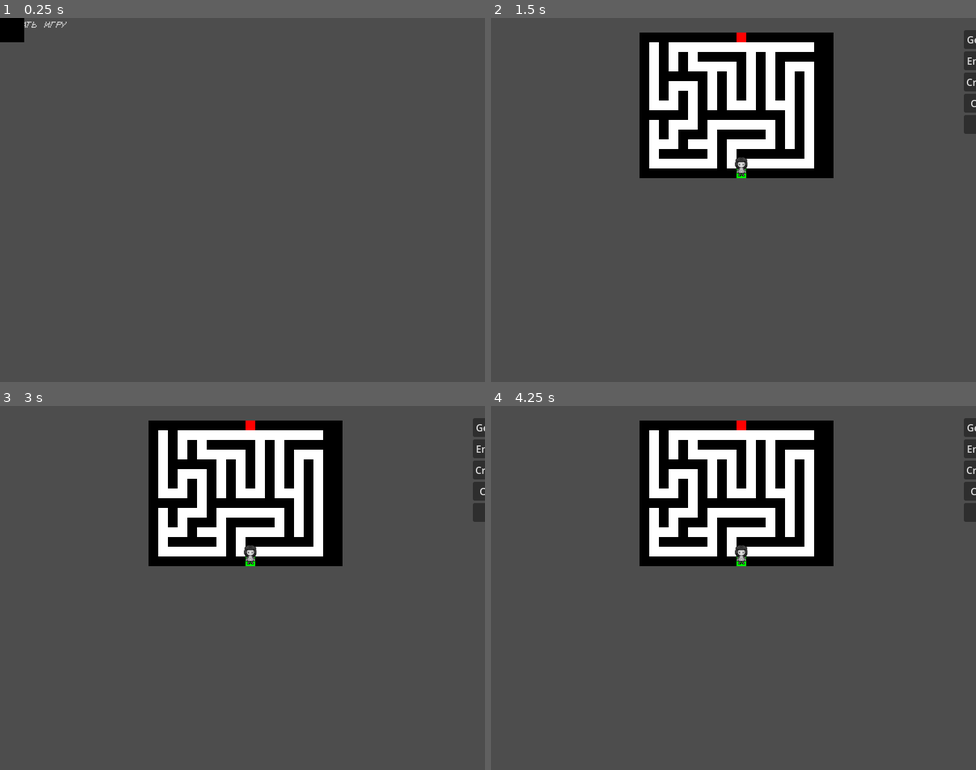
Above: before the commit, frames 1-4 (two rows, left to right).
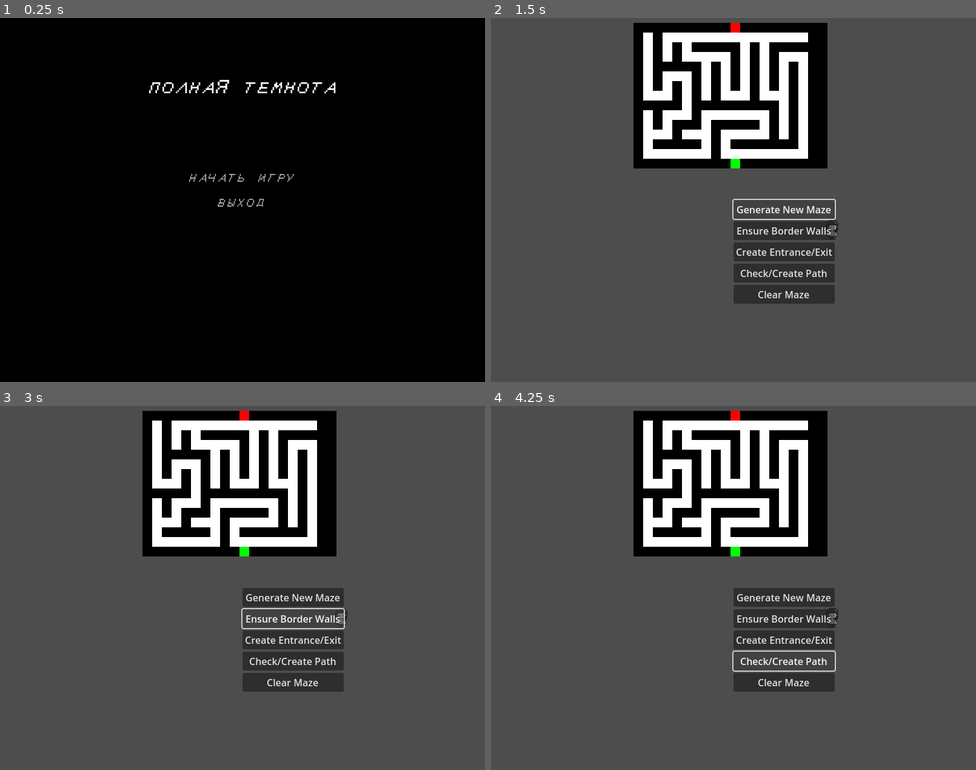
Above: after the commit, the same moments.

Repository: de43gy/complete-darkness-horror-to-pashtet-gamejam
Game: Godot game, scene res://scenes/ui/game_menu/game_menu.tscn
The game is run twice, just before and just after one commit, with the same random seed, the same clock (stepped at 60 frames per second) and the same inputs.
Inputs (mouse positions are in pixels of both pictures, inside the frame that each line leads up to):
- Up to frame 1 (0.25 s): no input
- Up to frame 2 (1.5 s): click "НАЧАТЬ ИГРУ" at 0.5 s; click (782, 210) at 1.25 s, where only the run after the commit has a clickable "Generate New Maze"
- Up to frame 3 (3 s): click (291, 598) at 2 s, where only the run after the commit has a clickable "Generate New Maze"; click (291, 617) at 2.75 s, where only the run after the commit has a clickable "Ensure Border Walls"
- Up to frame 4 (4.25 s): click (782, 660) at 3.5 s, where only the run after the commit has a clickable "Check/Create Path"

The runs differ from the first frame. In frame 1, 100% of the frame differs, in the area x 0-100%, y 0-100%; in frame 2, 18%; in frame 3, 18%; in frame 4, 18%.

Commit message:
On the game scene, there are currently non-functional  nodes. The game menu scene is ready, with a style for this scene and custom colors for different states, and I connected the buttons.

Diff:
--- /dev/null
+++ b/assets/zelda_font_variation.tres
@@ -0,0 +1,9 @@
+[gd_resource type="FontVariation" load_steps=2 format=3 uid="uid://dtsq11aip05cv"]
+
+[ext_resource type="FontFile" uid="uid://c4ysy2ncnu20m" path="res://resources/fonts/Zelda DXTT (BRK) RUS by SubRaiN Regular.ttf" id="1_e8rib"]
+
+[resource]
+base_font = ExtResource("1_e8rib")
+spacing_glyph = 4
+spacing_top = 2
+spacing_bottom = 2
--- a/project.godot
+++ b/project.godot
@@ -36,6 +36,7 @@
 [global_group]
 
 game_elements=""
+game_scene=""
 
 [input]
 
--- a/resources/fonts/black_gray_theme.tres
+++ /dev/null
@@ -1,6 +0,0 @@
-[gd_resource type="Theme" load_steps=2 format=3 uid="uid://ddlr6bpaj0gtv"]
-
-[ext_resource type="FontFile" uid="uid://c4ysy2ncnu20m" path="res://resources/fonts/Zelda DXTT (BRK) RUS by SubRaiN Regular.ttf" id="1_xmmnm"]
-
-[resource]
-default_font = ExtResource("1_xmmnm")
--- a/resources/fonts/gray_label_settings.tres
+++ /dev/null
@@ -1,4 +0,0 @@
-[gd_resource type="LabelSettings" format=3 uid="uid://s01hgsslitnu"]
-
-[resource]
-font_color = Color(0.392157, 0.392157, 0.392157, 1)
--- /dev/null
+++ b/resources/themes/style_box_flat-hover_button_main_menu.tres
@@ -0,0 +1,4 @@
+[gd_resource type="StyleBoxFlat" format=3 uid="uid://rudd6rn2qm3y"]
+
+[resource]
+bg_color = Color(0.0980392, 0.0980392, 0.0980392, 0.792157)
--- /dev/null
+++ b/resources/themes/style_box_flat-main_menu.tres
@@ -0,0 +1,5 @@
+[gd_resource type="StyleBoxFlat" format=3 uid="uid://ciuqjksrt7c8c"]
+
+[resource]
+bg_color = Color(0, 0, 0, 1)
+border_color = Color(0.485703, 0.485704, 0.485703, 1)
--- /dev/null
+++ b/resources/themes/style_box_flat_panel_background.tres
@@ -0,0 +1,4 @@
+[gd_resource type="StyleBoxFlat" format=3 uid="uid://bp5f3pgpu56rv"]
+
+[resource]
+bg_color = Color(0, 0, 0, 1)
--- /dev/null
+++ b/resources/themes/theme-main_menu.tres
@@ -0,0 +1,38 @@
+[gd_resource type="Theme" load_steps=5 format=3 uid="uid://li0igb4tcl4r"]
+
+[ext_resource type="StyleBox" uid="uid://ciuqjksrt7c8c" path="res://resources/themes/style_box_flat-main_menu.tres" id="2_8wmbk"]
+[ext_resource type="FontVariation" uid="uid://dtsq11aip05cv" path="res://assets/zelda_font_variation.tres" id="2_ne8s1"]
+[ext_resource type="StyleBox" uid="uid://rudd6rn2qm3y" path="res://resources/themes/style_box_flat-hover_button_main_menu.tres" id="3_xidfy"]
+[ext_resource type="StyleBox" uid="uid://bp5f3pgpu56rv" path="res://resources/themes/style_box_flat_panel_background.tres" id="4_mift1"]
+
+[resource]
+default_base_scale = 20.0
+default_font = ExtResource("2_ne8s1")
+default_font_size = 20
+Button/colors/font_color = Color(0.687216, 0.687215, 0.687215, 1)
+Button/colors/font_disabled_color = Color(0.875, 0.875, 0.875, 0.5)
+Button/colors/font_focus_color = Color(1, 1, 1, 1)
+Button/colors/font_hover_color = Color(1, 1, 1, 1)
+Button/colors/font_hover_pressed_color = Color(1, 1, 1, 1)
+Button/colors/font_outline_color = Color(0, 0, 0, 1)
+Button/colors/font_pressed_color = Color(1, 1, 1, 1)
+Button/colors/icon_disabled_color = Color(1, 1, 1, 0.4)
+Button/colors/icon_focus_color = Color(1, 1, 1, 1)
+Button/colors/icon_hover_color = Color(1, 1, 1, 1)
+Button/colors/icon_hover_pressed_color = Color(1, 1, 1, 1)
+Button/colors/icon_normal_color = Color(1, 1, 1, 1)
+Button/colors/icon_pressed_color = Color(1, 1, 1, 1)
+Button/font_sizes/font_size = 20
+Button/fonts/font = ExtResource("2_ne8s1")
+Button/styles/disabled = ExtResource("2_8wmbk")
+Button/styles/focus = ExtResource("3_xidfy")
+Button/styles/hover = ExtResource("3_xidfy")
+Button/styles/normal = ExtResource("2_8wmbk")
+Button/styles/pressed = ExtResource("3_xidfy")
+Label/font_sizes/font_size = 30
+Label/fonts/font = ExtResource("2_ne8s1")
+Label/styles/normal = null
+MarginContainer/constants/margin_bottom = 100
+MarginContainer/constants/margin_top = 100
+PanelContainer/styles/panel = ExtResource("4_mift1")
+VBoxContainer/constants/separation = 20
--- a/scenes/main/main/main.gd
+++ b/scenes/main/game_scene/game_scene.gd
@@ -1,4 +1,6 @@
 extends Control
+
+class_name GameScene
 
 @onready var labyrinth: Labyrinth
 @onready var ui: UserInterface
--- /dev/null
+++ b/scenes/main/game_scene/game_scene.tscn
@@ -0,0 +1,41 @@
+[gd_scene load_steps=5 format=3 uid="uid://dsq1urcace0fi"]
+
+[ext_resource type="Script" path="res://scenes/main/game_scene/game_scene.gd" id="1_7iugo"]
+[ext_resource type="PackedScene" uid="uid://7vhvvro5wc3n" path="res://scenes/main/labyrinth/labyrinth.tscn" id="2_gryik"]
+[ext_resource type="PackedScene" uid="uid://bi0x8gx5yrxtq" path="res://scenes/ui/message_log/message_log.tscn" id="3_fguye"]
+[ext_resource type="PackedScene" uid="uid://b4fh2upqcbns8" path="res://scenes/ui/user_interface/user_interface.tscn" id="4_fu084"]
+
+[node name="GameScene" type="Control" groups=["game_scene"]]
+layout_mode = 3
+anchors_preset = 8
+anchor_left = 0.5
+anchor_top = 0.5
+anchor_right = 0.5
+anchor_bottom = 0.5
+grow_horizontal = 2
+grow_vertical = 2
+size_flags_horizontal = 3
+size_flags_vertical = 3
+script = ExtResource("1_7iugo")
+
+[node name="HBoxContainer" type="HBoxContainer" parent="."]
+layout_mode = 1
+anchors_preset = 1
+anchor_left = 1.0
+anchor_right = 1.0
+offset_left = -5.0
+grow_horizontal = 0
+
+[node name="VBoxContainer" type="VBoxContainer" parent="HBoxContainer"]
+layout_mode = 2
+
+[node name="Labyrinth" parent="HBoxContainer/VBoxContainer" groups=["game_elements"] instance=ExtResource("2_gryik")]
+position = Vector2(0, -172)
+
+[node name="MessageLog" parent="HBoxContainer/VBoxContainer" groups=["game_elements"] instance=ExtResource("3_fguye")]
+layout_mode = 2
+
+[node name="UserInterface" parent="HBoxContainer" instance=ExtResource("4_fu084")]
+layout_mode = 2
+size_flags_horizontal = 6
+size_flags_vertical = 4
--- a/scenes/main/labyrinth/labyrinth.tscn
+++ b/scenes/main/labyrinth/labyrinth.tscn
@@ -8,9 +8,20 @@
 
 [node name="LabyrinthContainer" type="ColorRect" parent="."]
 custom_minimum_size = Vector2(320, 240)
-offset_right = 40.0
-offset_bottom = 40.0
+anchors_preset = 8
+anchor_left = 0.5
+anchor_top = 0.5
+anchor_right = 0.5
+anchor_bottom = 0.5
+offset_left = -160.0
+offset_top = -120.0
+offset_right = 160.0
+offset_bottom = 120.0
+grow_horizontal = 2
+grow_vertical = 2
+size_flags_horizontal = 4
+size_flags_vertical = 4
+mouse_force_pass_scroll_events = false
 color = Color(0, 0, 0, 1)
 script = ExtResource("3_5xhwg")
-cell_size = 16
 show_grid = false
--- a/scenes/main/main/main.tscn
+++ /dev/null
@@ -1,52 +0,0 @@
-[gd_scene load_steps=5 format=3 uid="uid://dsq1urcace0fi"]
-
-[ext_resource type="PackedScene" uid="uid://7vhvvro5wc3n" path="res://scenes/main/labyrinth/labyrinth.tscn" id="1_tcj1k"]
-[ext_resource type="Script" path="res://scenes/main/main/main.gd" id="1_v0esx"]
-[ext_resource type="PackedScene" uid="uid://b4fh2upqcbns8" path="res://scenes/ui/user_interface/user_interface.tscn" id="2_q8ep8"]
-[ext_resource type="PackedScene" uid="uid://bi0x8gx5yrxtq" path="res://scenes/ui/message_log/message_log.tscn" id="3_o8oto"]
-
-[node name="Main" type="Control" groups=["game_elements"]]
-layout_mode = 3
-anchors_preset = 15
-anchor_right = 1.0
-anchor_bottom = 1.0
-grow_horizontal = 2
-grow_vertical = 2
-size_flags_horizontal = 3
-size_flags_vertical = 3
-script = ExtResource("1_v0esx")
-
-[node name="MarginContainer" type="MarginContainer" parent="."]
-layout_mode = 1
-anchors_preset = 15
-anchor_right = 1.0
-anchor_bottom = 1.0
-grow_horizontal = 2
-grow_vertical = 2
-theme_override_constants/margin_left = 20
-theme_override_constants/margin_top = 20
-theme_override_constants/margin_right = 20
-theme_override_constants/margin_bottom = 20
-
-[node name="HBoxContainer" type="HBoxContainer" parent="MarginContainer"]
-layout_mode = 2
-theme_override_constants/separation = 20
-
-[node name="CenterContainer" type="CenterContainer" parent="MarginContainer/HBoxContainer"]
-layout_mode = 2
-size_flags_horizontal = 3
-
-[node name="VBoxContainer" type="VBoxContainer" parent="MarginContainer/HBoxContainer/CenterContainer"]
-layout_mode = 2
-theme_override_constants/separation = 20
-
-[node name="Labyrinth" parent="MarginContainer/HBoxContainer/CenterContainer/VBoxContainer" groups=["game_elements"] instance=ExtResource("1_tcj1k")]
-position = Vector2(-145, -276)
-
-[node name="MessageLog" parent="MarginContainer/HBoxContainer/CenterContainer/VBoxContainer" groups=["game_elements"] instance=ExtResource("3_o8oto")]
-layout_mode = 2
-
-[node name="UserInterface" parent="MarginContainer/HBoxContainer" groups=["game_elements"] instance=ExtResource("2_q8ep8")]
-layout_mode = 2
-size_flags_horizontal = 8
-size_flags_vertical = 0
--- a/scenes/ui/game_menu/game_menu.gd
+++ b/scenes/ui/game_menu/game_menu.gd
@@ -1,9 +1,13 @@
 extends Control
 
-@export var game_scene: PackedScene
+var start_game_scene: PackedScene = preload("res://scenes/main/game_scene/game_scene.tscn")
 
 func _ready():
-	$StartButton.pressed.connect(self._on_start_button_pressed)
+	$VBoxContainer/CenterContainer/VBoxContainer/ButtonStartGame.pressed.connect(self.start_button_pressed)
+	$VBoxContainer/CenterContainer/VBoxContainer/ButtonExitGame.pressed.connect(self.exit_game_pressed)
 
-func _on_start_button_pressed():
-	get_tree().change_scene_to_packed(game_scene)
+func start_button_pressed():
+	get_tree().change_scene_to_packed(start_game_scene)
+
+func exit_game_pressed():
+	get_tree().quit()
--- a/scenes/ui/game_menu/game_menu.tscn
+++ b/scenes/ui/game_menu/game_menu.tscn
@@ -1,30 +1,40 @@
-[gd_scene load_steps=4 format=3 uid="uid://bj62ywn4rsc6f"]
+[gd_scene load_steps=3 format=3 uid="uid://bj62ywn4rsc6f"]
 
-[ext_resource type="Theme" uid="uid://ddlr6bpaj0gtv" path="res://resources/fonts/black_gray_theme.tres" id="1_0yhl1"]
 [ext_resource type="Script" path="res://scenes/ui/game_menu/game_menu.gd" id="1_g77u7"]
-[ext_resource type="PackedScene" uid="uid://dsq1urcace0fi" path="res://scenes/main/main/main.tscn" id="2_1gnwe"]
+[ext_resource type="Theme" uid="uid://li0igb4tcl4r" path="res://resources/themes/theme-main_menu.tres" id="3_w52m2"]
 
-[node name="GameMenu" type="Control"]
-layout_mode = 3
-anchors_preset = 0
-offset_right = 40.0
-offset_bottom = 40.0
-script = ExtResource("1_g77u7")
-game_scene = ExtResource("2_1gnwe")
-
-[node name="StartButton" type="Button" parent="."]
-layout_mode = 0
-offset_right = 8.0
-offset_bottom = 8.0
-theme = ExtResource("1_0yhl1")
-text = "НАЧАТЬ ИГРУ"
-flat = true
-
-[node name="ColorRect" type="ColorRect" parent="."]
-layout_mode = 1
+[node name="GameMenu" type="PanelContainer"]
 anchors_preset = 15
 anchor_right = 1.0
 anchor_bottom = 1.0
 grow_horizontal = 2
 grow_vertical = 2
-color = Color(0, 0, 0, 1)
+theme = ExtResource("3_w52m2")
+script = ExtResource("1_g77u7")
+
+[node name="VBoxContainer" type="VBoxContainer" parent="."]
+layout_mode = 2
+
+[node name="CenterContainer" type="CenterContainer" parent="VBoxContainer"]
+layout_mode = 2
+
+[node name="VBoxContainer" type="VBoxContainer" parent="VBoxContainer/CenterContainer"]
+layout_mode = 2
+size_flags_vertical = 0
+
+[node name="MarginContainer" type="MarginContainer" parent="VBoxContainer/CenterContainer/VBoxContainer"]
+layout_mode = 2
+
+[node name="GameName" type="Label" parent="VBoxContainer/CenterContainer/VBoxContainer/MarginContainer"]
+layout_mode = 2
+theme = ExtResource("3_w52m2")
+text = "ПОЛНАЯ ТЕМНОТА"
+
+[node name="ButtonStartGame" type="Button" parent="VBoxContainer/CenterContainer/VBoxContainer"]
+layout_mode = 2
+text = "НАЧАТЬ ИГРУ"
+
+[node name="ButtonExitGame" type="Button" parent="VBoxContainer/CenterContainer/VBoxContainer"]
+layout_mode = 2
+text = "ВЫХОД
+"
--- a/scenes/ui/message_log/message_log.gd
+++ b/scenes/ui/message_log/message_log.gd
@@ -1,31 +1,30 @@
-extends Control
+extends RichTextLabel
 
 class_name MessageLog
 
-@onready var rich_text_label = $RichTextLabel
 var new_font = preload("res://resources/fonts/Zelda DXTT (BRK) RUS by SubRaiN Regular.ttf")
 const MAX_LINES = 6
 const BASE_OPACITY = 1.0
 const OPACITY_STEP = 0.2
-const LINE_SPACING = 3
-const FONT_SIZE = 12
+const LINE_SPACING = 2
+const FONT_SIZE = 2
 var message_queue = []
 
 func _ready():
-	rich_text_label.clear()
-	rich_text_label.bbcode_enabled = true
+	clear()
+	bbcode_enabled = true
 
 	var font_settings = FontVariation.new()
 	font_settings.set_base_font(new_font)
 	font_settings.set_spacing(TextServer.SPACING_TOP, LINE_SPACING)
 	font_settings.set_spacing(TextServer.SPACING_BOTTOM, LINE_SPACING)
-	rich_text_label.add_theme_font_override("normal_font", font_settings)
-	rich_text_label.add_theme_font_size_override("normal_font_size", FONT_SIZE)
+	add_theme_font_override("normal_font", font_settings)
+	add_theme_font_size_override("normal_font_size", FONT_SIZE)
 
-	font_settings = rich_text_label.get_theme_default_font_size()
-	rich_text_label.add_theme_font_size_override("normal_font_size", font_settings + FONT_SIZE)
+	font_settings = get_theme_default_font_size()
+	add_theme_font_size_override("normal_font_size", font_settings + FONT_SIZE)
 
-	rich_text_label.add_theme_constant_override("line_separation", LINE_SPACING)
+	add_theme_constant_override("line_separation", LINE_SPACING)
 
 func log_message(message: String):
 	message_queue.push_front(message.to_upper())
@@ -35,14 +34,14 @@
 	update_display()
 
 func update_display():
-	rich_text_label.clear()
+	clear()
 	for i in range(message_queue.size()):
 		var opacity = BASE_OPACITY - (OPACITY_STEP * i)
 		opacity = max(opacity, 0)
 		var color = Color(1, 1, 1, opacity)
 
 		var bbcode = "[center][color=#%s]%s[/color][/center]" % [color.to_html(true), message_queue[i]]
-		rich_text_label.append_text(bbcode)
+		append_text(bbcode)
 
 		if i < message_queue.size() - 1:
-			rich_text_label.newline()
+			newline()
--- a/scenes/ui/message_log/message_log.tscn
+++ b/scenes/ui/message_log/message_log.tscn
@@ -1,22 +1,12 @@
-[gd_scene load_steps=3 format=3 uid="uid://bi0x8gx5yrxtq"]
+[gd_scene load_steps=2 format=3 uid="uid://bi0x8gx5yrxtq"]
 
 [ext_resource type="Script" path="res://scenes/ui/message_log/message_log.gd" id="1_ej7i3"]
-[ext_resource type="Theme" uid="uid://ddlr6bpaj0gtv" path="res://resources/fonts/black_gray_theme.tres" id="2_4v8qh"]
 
-[node name="MessageLog" type="Control"]
-layout_mode = 3
-anchors_preset = 0
-offset_right = 40.0
-offset_bottom = 40.0
-script = ExtResource("1_ej7i3")
-
-[node name="RichTextLabel" type="RichTextLabel" parent="."]
-custom_minimum_size = Vector2(640, 200)
-layout_mode = 0
-offset_right = 640.0
-offset_bottom = 200.0
-theme = ExtResource("2_4v8qh")
-theme_override_colors/font_outline_color = Color(0.392157, 0.392157, 0.392157, 1)
+[node name="MessageLog" type="RichTextLabel"]
+clip_contents = false
+offset_right = 320.0
+offset_bottom = 300.0
 bbcode_enabled = true
 scroll_active = false
 shortcut_keys_enabled = false
+script = ExtResource("1_ej7i3")
Not shown, removed: assets/111.pixi
Not shown, removed: assets/8Direction_TopDown_CharacterAssets_ByBossNelNel.zip
